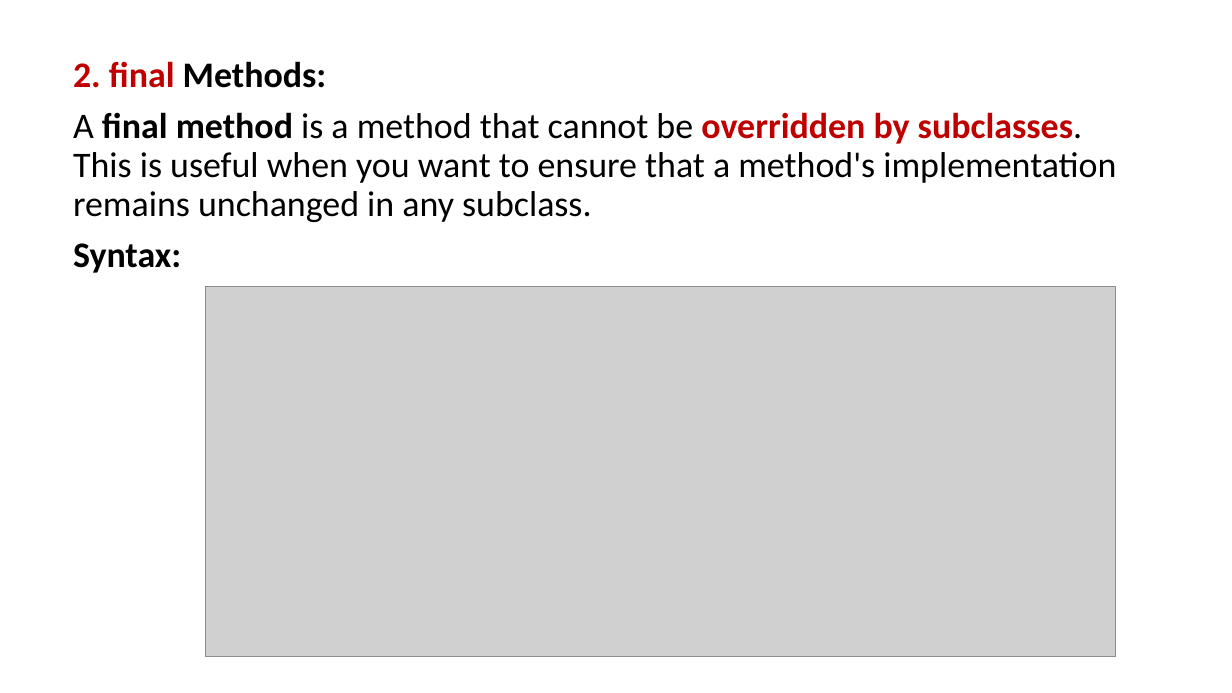
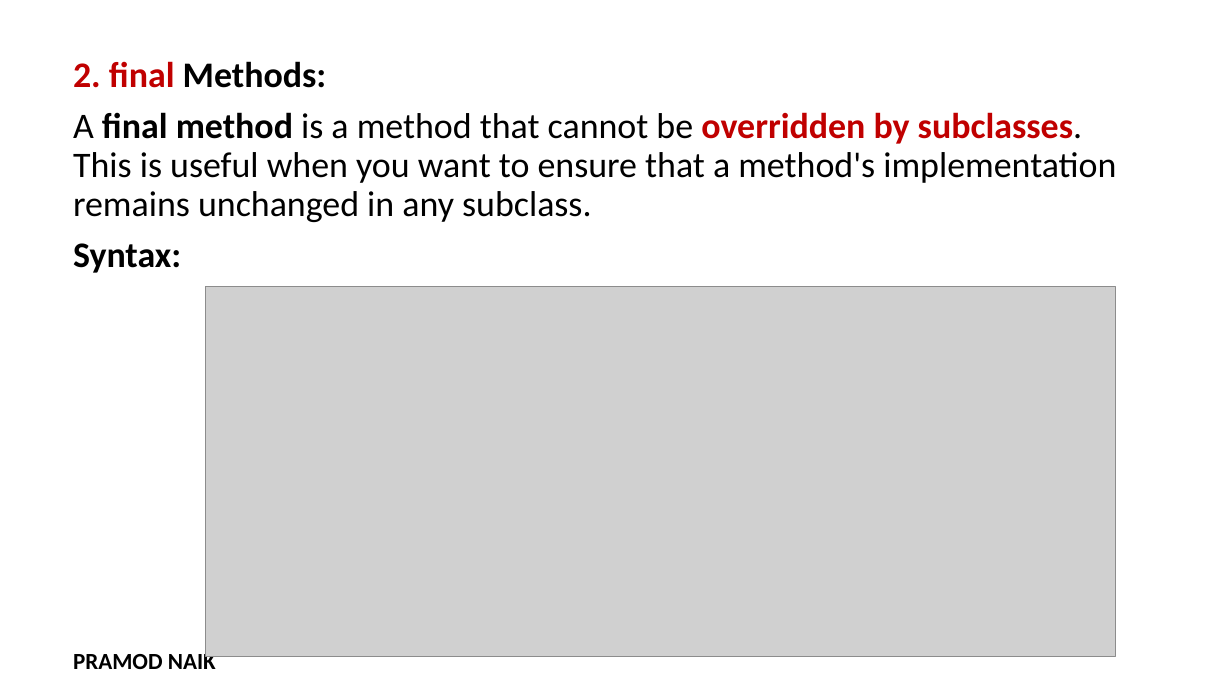
Before and after one commit to PRAMOD-VISHNU-NAIK/MCA-2nd-Sem-Shridevi-College, a slide deck: slide 20 of Theory Class-Notes/Complete Syllabus and Notes/PPT/Module-2 Inheritance.pptx. Drawn at 1232x693 pixels with LibreOffice and Linux fonts; fonts in the diff are those of the drawing; grey boxes stand for pictures; background and template pictures are left out. Boxes give left, top, right and bottom in pixels: in the first picture for what was removed or moved away, otherwise in the second. Text is boxed around its words. In the diff, an @@ line names an element or a change of style, - is before the commit and + after.

```diff
--- a/Theory Class-Notes/Complete Syllabus and Notes/PPT/Module-2 Inheritance.pptx
+++ b/Theory Class-Notes/Complete Syllabus and Notes/PPT/Module-2 Inheritance.pptx
@@ text added at [73,649,216,669], 18 pt, text #000000, bold @@
+PRAMOD NAIK
```
Also in this commit, not shown: 57 other slides changed, 1 slide added, 1 slide removed, 39 other files.
